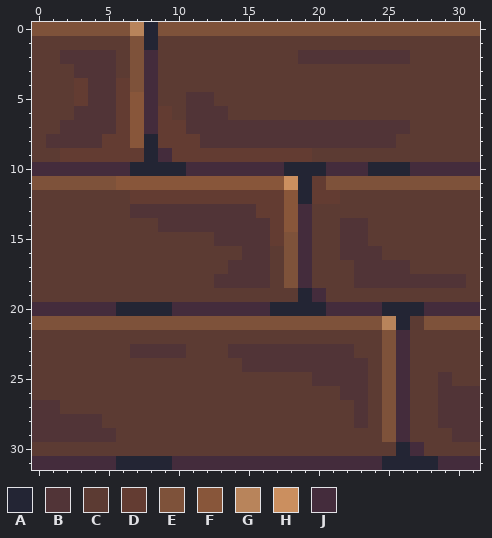
A pixel-art file gets an edit: assets/art/tiles/asprite/shop-floor.aseprite. Above: the version before the commit.
32x32 pixels, 1 frame. Colours within 5 levels of each other are drawn and written as one.
Palette (. is transparent): A #232534  B #513437  C #5c3b33  D #633c32  E #7e523a  F #88563a  G #b8845b  H #cb8f5f  J #442c3c
New version:
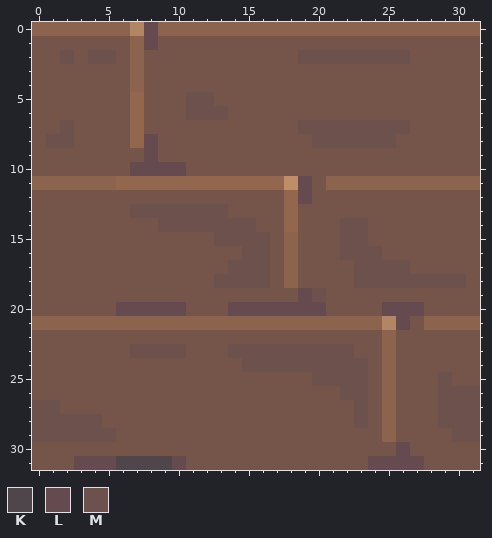
Colours new in this view: K #4e464a  L #654b50  M #6d514c
The edit:
layer "Layer 2" opacity 100% -> 33%
colour C: #5c3b33 -> #755549
colour E: #7e523a -> #8c644e
colour F: #88563a -> #92674e
colour G: #b8845b -> #b28665
colour H: #cb8f5f -> #bf8d67
Layer "Layer 2":
y 0..1: x 8 A -> L
y 2: x 2..5 BBBB -> MCMM; x 8 J -> C; x 19..26 BBBBBBBB -> MMMMMMMM
y 3: x 3..5 BBB -> CCC; x 8 J -> C
y 4: x 3..6 DBBD -> CCCC; x 8 J -> C
y 5: x 3..6 DBBD -> CCCC; x 8 J -> C; x 11..12 BB -> MM
y 6: x 3..6 BBBD -> CCCC; x 8..9 JD -> CC; x 11..13 BBB -> MMM
y 7: x 2..6 BBBBD -> MCCCC; x 8..26 JDDBBBBBBBBBBBBBBBB -> CCCCCCCCCCCMMMMMMMM
y 8: x 1..6 BBBBDD -> MMCCCC; x 8..25 ADDDBBBBBBBBBBBBBB -> LCCCCCCCCCCCMMMMMM
y 9: x 2..19 DDDDDDAJDDDDDDDDDD -> CCCCCCLCCCCCCCCCCC
y 10: x 0..31 JJJJJJJAAAAJJJJJJJAAAJJJAAAJJJJJ -> CCCCCCCLLLLCCCCCCCCCCCCCCCCCCCCC
y 11: x 19..20 AD -> LC
y 12: x 7..17 DDDDDDDDDDD -> CCCCCCCCCCC; x 19..21 ADD -> LCC
y 13: x 7..17 BBBBBBBBBDD -> MMMMMMMCCCC; x 19 J -> C
y 14: x 9..17 BBBBBBBBD -> MMMMMMMCC; x 19 J -> C; x 22..23 BB -> MM
y 15: x 13..17 BBBBD -> MMMMC; x 19 J -> C; x 22..23 BB -> MM
y 16: x 15..16 BB -> MM; x 19 J -> C; x 22..24 BBB -> MMM
y 17: x 14..16 BBB -> MMM; x 19 J -> C; x 23..26 BBBB -> MMMM
y 18: x 13..16 BBBB -> MMMM; x 19 J -> C; x 23..30 BBBBBBBB -> MMMMMMMM
y 19: x 19..20 AJ -> LM
y 20: x 0..31 JJJJJJAAAAJJJJJJJAAAAJJJJAAAJJJJ -> CCCCCCLLLLLCCCLLLLLLLCCCCLLLCCCC
y 21: x 26 A -> L
y 22: x 26 J -> C
y 23: x 7..10 BBBB -> MMMM; x 14..22 BBBBBBBBB -> MMMMMMMMM; x 26 J -> C
y 24: x 15..23 BBBBBBBBB -> MMMMMMMMM; x 26 J -> C
y 25: x 20..23 BBBB -> MMMM; x 26 J -> C; x 29 B -> M
y 26: x 22..23 BB -> MM; x 26 J -> C; x 29..31 BBB -> MMM
y 27: x 0..1 BB -> MM; x 23 B -> M; x 26 J -> C; x 29..31 BBB -> MMM
y 28: x 0..4 BBBBB -> MMMMM; x 23 B -> M; x 26 J -> C; x 29..31 BBB -> MMM
y 29: x 0..5 BBBBBB -> MMMMMM; x 26 J -> C; x 30..31 BB -> MM
y 30: x 26..27 AJ -> LC
y 31: x 0..31 JJJJJJAAAAJJJJJJJJJJJJJJJAAAAJJJ -> CCCLLLKKKKLCCCCCCCCCCCCCLLLLCCCC
Pixel boxes of the changes (left, top, right, bottom) in both pictures:
changed: (32, 22, 480, 470)
